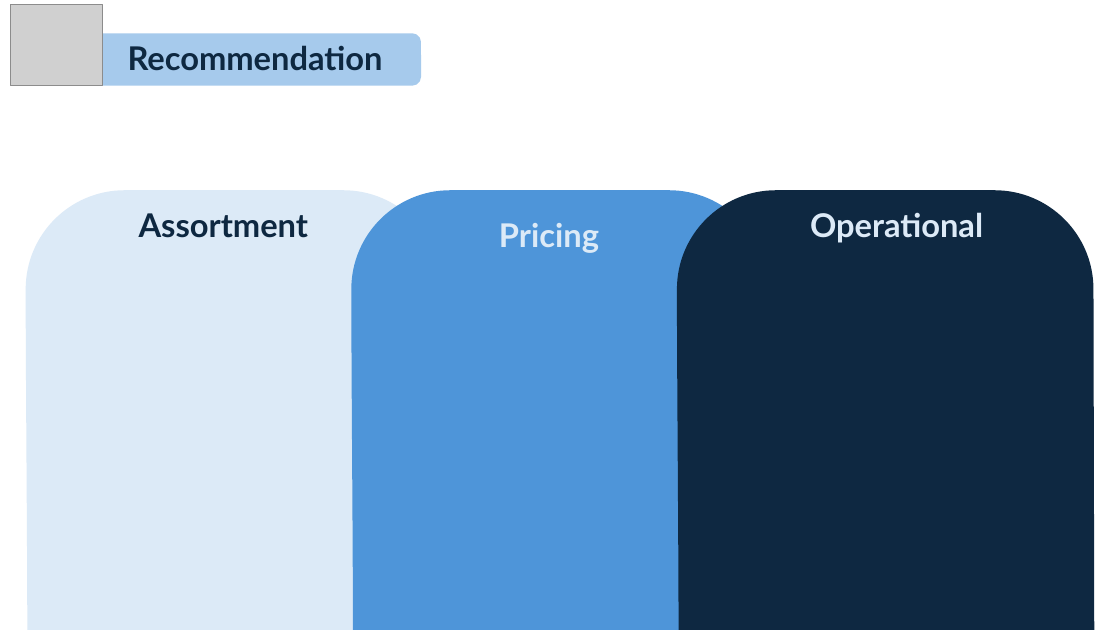
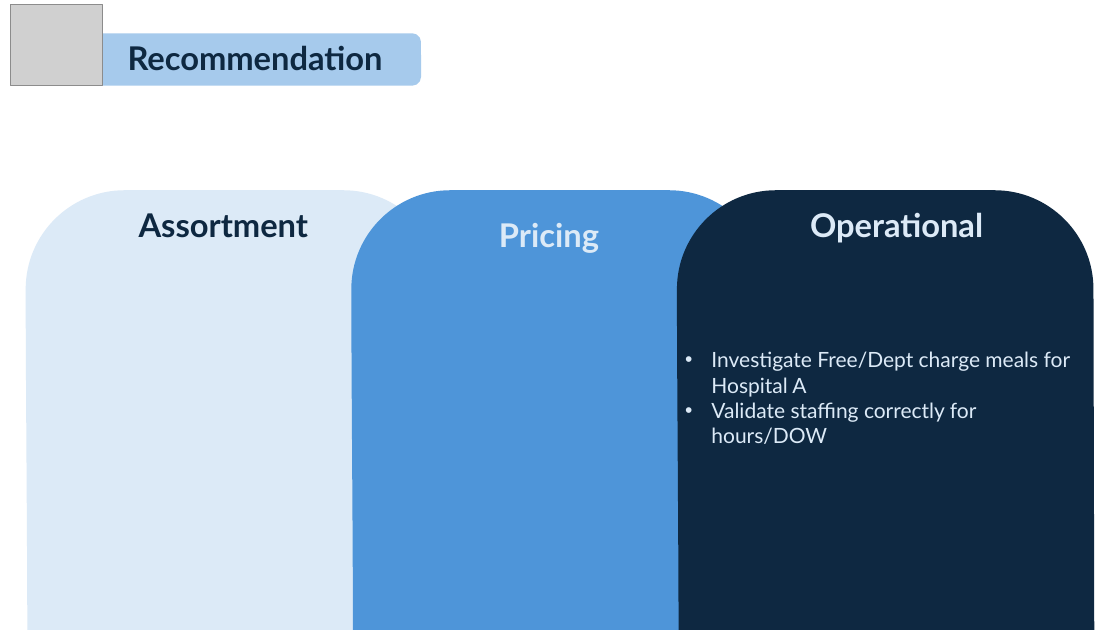
Before and after one commit to couch2coders/HospitalRetail, a slide deck: slide 12 of Output/prez.pptx. Drawn at 1120x630 pixels with LibreOffice and Linux fonts; fonts in the diff are those of the drawing; grey boxes stand for pictures. Boxes give left, top, right and bottom in pixels: in the first picture for what was removed or moved away, otherwise in the second. Text is boxed around its words. In the diff, an @@ line names an element or a change of style, - is before the commit and + after.

```diff
--- a/Output/prez.pptx
+++ b/Output/prez.pptx
@@ text in freeform shape at [711, 351, 1071, 444]: text added @@
+• Investigate Free/Dept charge meals for Hospital A
+• Validate staffing correctly for hours/DOW
```
Also in this commit, not shown: 5 other slides changed, 11 other files.
